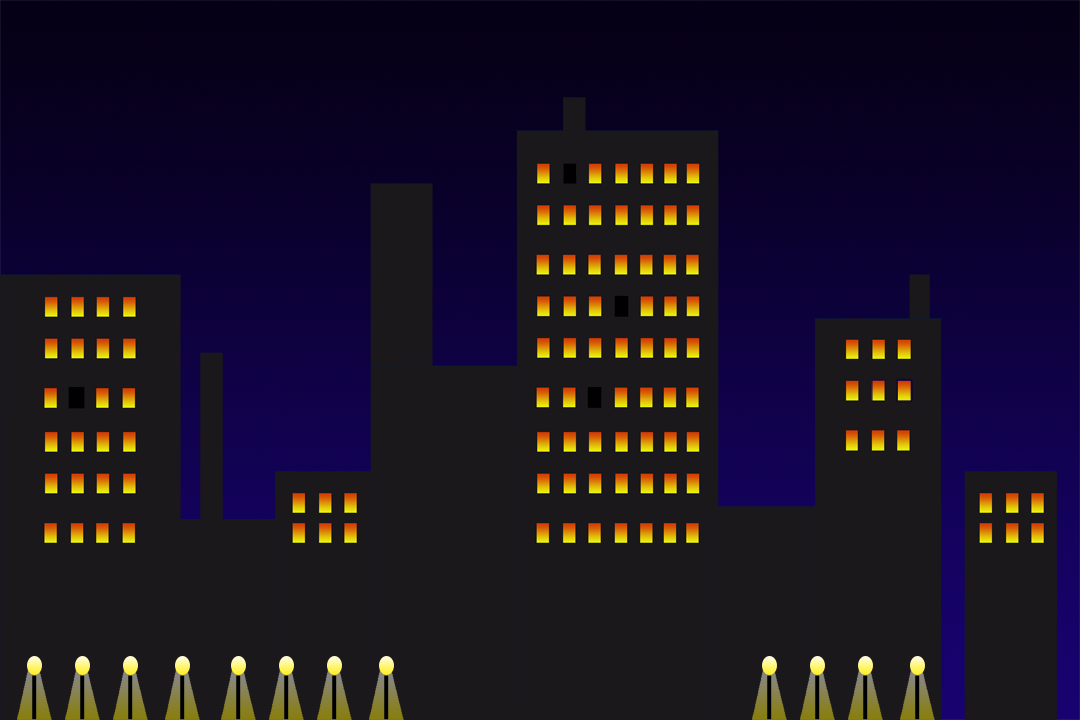
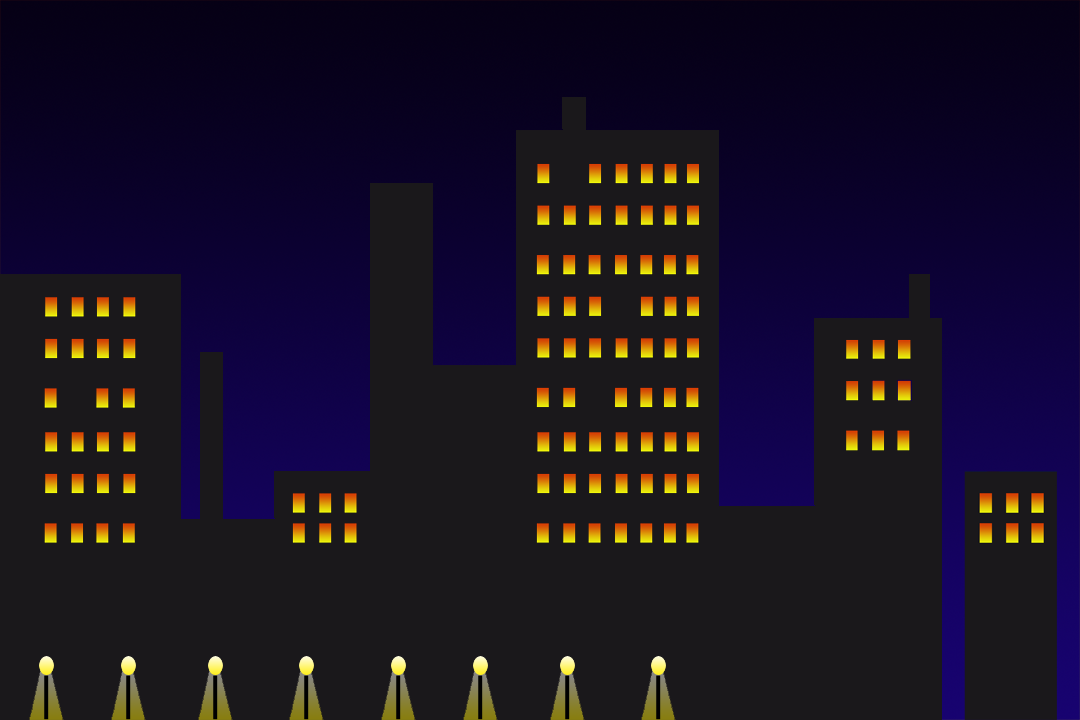
Two versions of the same layered image (w=1080, h=720). Layer-by-layer changes:
painted on "Form 2 kopia 4" over [0,97,1057,720]
removed layer "Form 2 kopia 3" over [17,656,200,720]
removed layer "Lager 16" over [291,522,358,544]
removed layer "Lager 15" over [291,492,358,514]
removed layer "Lager 14" over [0,97,1057,720]
renamed "Form 2 kopia 5" to "Lager 2", moved it below "Lager 1", painted on it over [0,0,1080,720]
